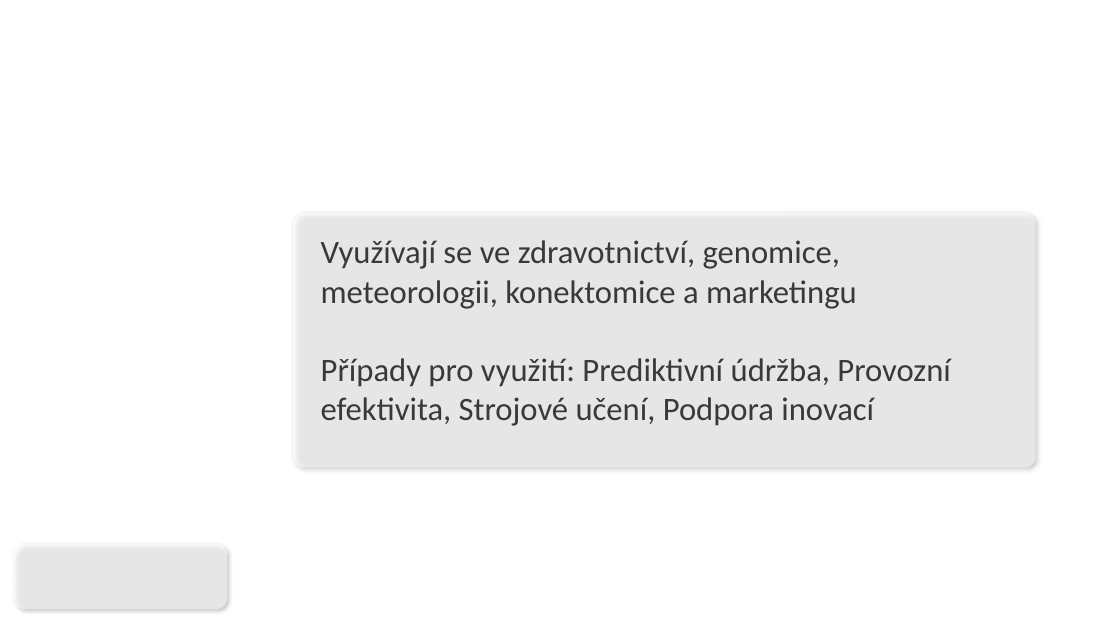
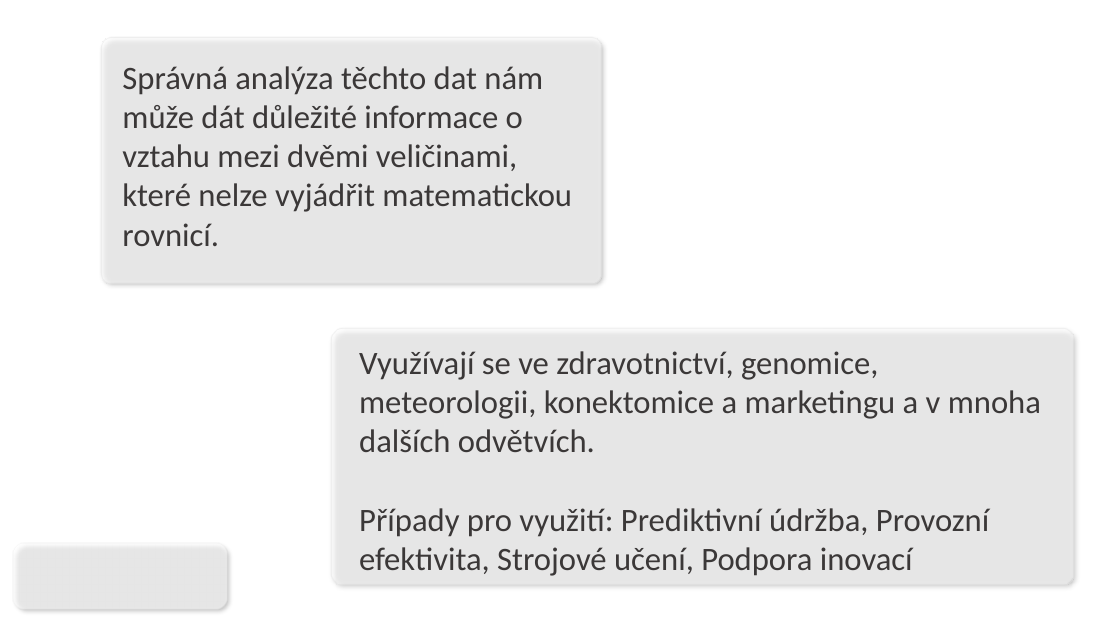
Before and after one commit to CZmatyasZERO/Big-data-prezentace, a slide deck: slide 3 of klimes.ppsx. Drawn at 1120x630 pixels with LibreOffice and Linux fonts; fonts in the diff are those of the drawing; background and template pictures are left out. Boxes give left, top, right and bottom in pixels: in the first picture for what was removed or moved away, otherwise in the second. Text is boxed around its words. In the diff, an @@ line names an element or a change of style, - is before the commit and + after.

Commit message:
Využití

```diff
--- a/klimes.ppsx
+++ b/klimes.ppsx
@@ rounded rectangle added at bbox=[101, 38, 602, 283], fill #FFFFFF at 60% opacity, outline #EAEAEA 1 pt @@
@@ text added at bbox=[122, 66, 572, 246], 28 pt, text #3B3838 @@
+Správná analýza těchto dat nám může dát důležité informace o vztahu mezi dvěmi veličinami, které nelze vyjádřit matematickou rovnicí.
@@ rounded rectangle: place and size @@
-rounded rectangle at bbox=[292, 212, 1035, 467]
+rounded rectangle at bbox=[331, 329, 1074, 584]
@@ text "Využívají se ve zdravotnictví, genomice, ...": place and size @@
-text "Využívají se ve zdravotnictví, genomice, ..." at bbox=[321, 240, 950, 426]
+text "Využívají se ve zdravotnictví, genomice, ..." at bbox=[359, 351, 1041, 576]
@@ text at bbox=[359, 351, 1041, 452]: text changed @@
-Využívají se ve zdravotnictví, genomice, meteorologii, konektomice a marketingu
+Využívají se ve zdravotnictví, genomice, meteorologii, konektomice a marketingu a v mnoha dalších odvětvích.
```
Also in this commit, not shown: 1 other slide changed, 3 slides added, 8 slides removed, 1 other file.
